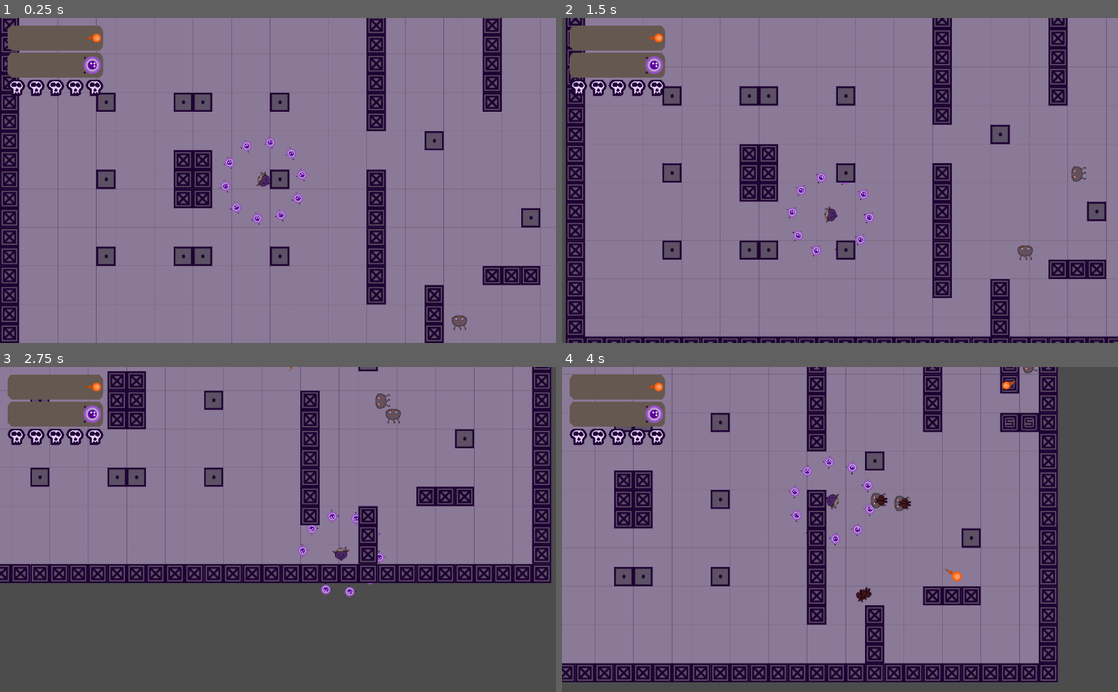
Above: before the commit, frames 1-4 (two rows, left to right).
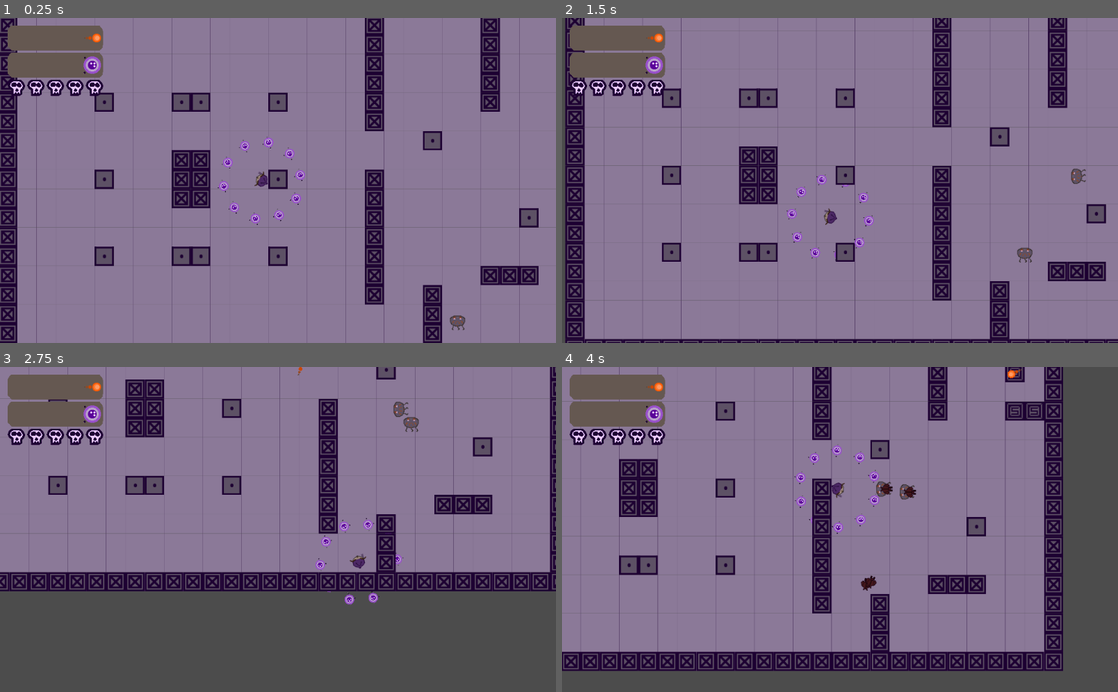
Above: after the commit, the same moments.

Repository: blackmadgames/sacrifices
Game: Godot game, scene res://scenes/game_scenes/Sandbox.tscn
Two runs of this game, one before a commit and one after it. Both use one fixed random seed, a clock stepped at 60 frames per second and the inputs below. The project has no main scene, so this scene is started directly.
Inputs (mouse positions are in pixels of both pictures, inside the frame that each line leads up to):
- Up to frame 1 (0.25 s): no input
- Up to frame 2 (1.5 s): move the mouse to (962, 164) at 0.52 s; hold D (move_right) 0.53-1.28 s; click (962, 164) at 0.6 s; move the mouse to (728, 196) at 1.27 s; hold S (move_down) from 1.28 s (still down); tap F (interact) at 1.35 s
- Up to frame 3 (2.75 s): move the mouse to (333, 458) at 2.02 s; release S (move_down) at 2.03 s; hold D (move_right) from 2.03 s (still down); click (333, 458) at 2.1 s
- Up to frame 4 (4 s): move the mouse to (812, 594) at 2.77 s; release D (move_right) at 2.78 s; hold W (move_up) 2.78-3.53 s; tap F (interact) at 2.85 s; move the mouse to (1006, 578) at 3.52 s; hold A (move_left) from 3.53 s (still down); click (1006, 578) at 3.6 s

The runs differ from the first frame. In frame 1, 7.4% of the frame differs, in the area x 0-98%, y 0-100%; in frame 2, 10%; in frame 3, 19%; in frame 4, 20%, in the area x 0-91%, y 0-98%.

Commit message:
Add background music in level

Diff:
--- a/scenes/actors/Player.tscn
+++ b/scenes/actors/Player.tscn
@@ -50,7 +50,7 @@
 
 [node name="LostSoul" type="AudioStreamPlayer" parent="SFX"]
 stream = ExtResource( 6 )
-volume_db = -14.0
+volume_db = -12.0
 [connection signal="die" from="." to="." method="_on_Player_die"]
 [connection signal="fire" from="." to="Gun" method="_on_Player_fire"]
 [connection signal="soul_lost" from="." to="SFX" method="_on_Player_soul_lost"]
--- a/scenes/game_scenes/Sandbox.tscn
+++ b/scenes/game_scenes/Sandbox.tscn
@@ -6,6 +6,7 @@
 [ext_resource path="res://scripts/PlayerCamera.gd" type="Script" id=4]
 [ext_resource path="res://scenes/gui/GUI.tscn" type="PackedScene" id=5]
 [ext_resource path="res://scenes/systems/EnemySpawner.tscn" type="PackedScene" id=6]
+[ext_resource path="res://assets/music/sacrifices_background.ogg" type="AudioStream" id=7]
 
 [sub_resource type="ConvexPolygonShape2D" id=1]
 points = PoolVector2Array( 0, 0, 32, 0, 32, 32, 0, 32 )
@@ -85,6 +86,7 @@
 drag_margin_h_enabled = true
 drag_margin_v_enabled = true
 smoothing_enabled = true
+smoothing_speed = 3.0
 drag_margin_left = 0.1
 drag_margin_top = 0.1
 drag_margin_right = 0.1
@@ -113,6 +115,11 @@
 [node name="EnemySpawner2" parent="." instance=ExtResource( 6 )]
 position = Vector2( 763.129, 560.284 )
 spawn_on_ready = true
+
+[node name="BackgroundMusic" type="AudioStreamPlayer" parent="."]
+stream = ExtResource( 7 )
+volume_db = -20.0
+autoplay = true
 [connection signal="fire" from="Player" to="CanvasLayer/GUI" method="_on_Player_fire"]
 [connection signal="healed" from="Player" to="CanvasLayer/GUI" method="_on_Player_healed"]
 [connection signal="hit" from="Player" to="CanvasLayer/GUI" method="_on_Player_hit"]
Not shown, added: assets/music/sacrifices_background.ogg.import
Not shown: 1 places in scenes/game_scenes/Sandbox.tscn that only renumber resources
Not shown, added: assets/music/sacrifices_background.ogg
